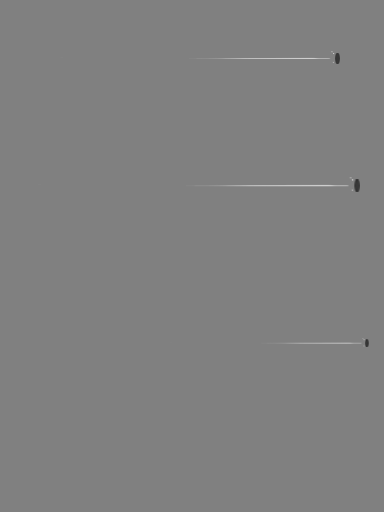
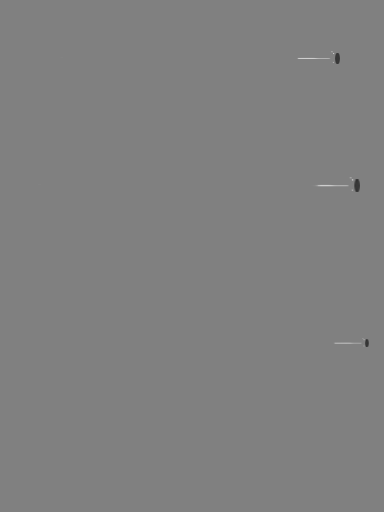
Layers edited between the first and the second (384, 512) image:
painted on "Layer 4 copy 2" over <box>186,57,335,344</box>
